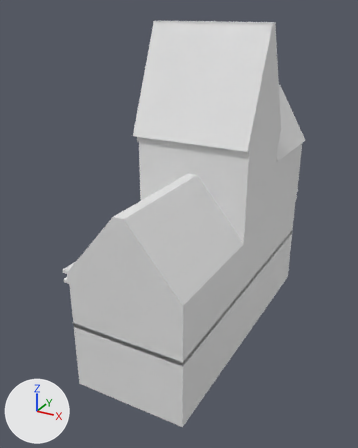
A saved change to the Blender file BlendFiles/0_building.blend.
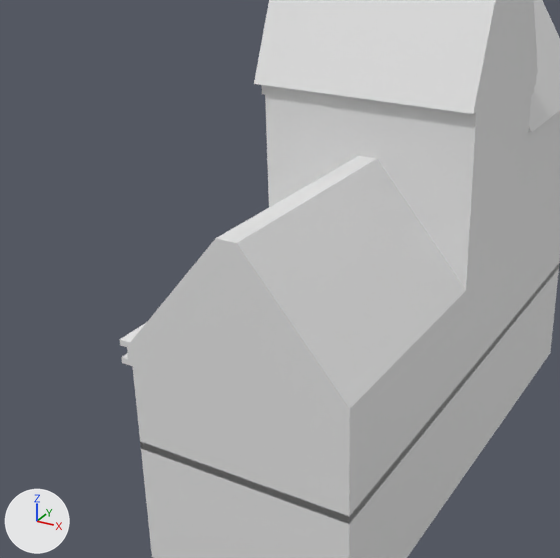
Each version appears first whole from a camera (50 mm lens) standing at (8.5, -27.4, 16.2) and looking at (-2.5, -7.4, 6.3), and next in a close-up on the part from 0% to 82% of the width and 21% to 86% of the height. The lights are fixed; the arrows at lower left show +X, +Y and +Z. The older version's two pictures come first.

The scene before the commit, as lines of its bpy script (objects in view):
```python
me_cube_001 = bpy.data.meshes.new('Cube.001')
me_cube_001.from_pydata(...)  # 56 vertices, 56 faces; spans x -3.5..1.0, y -4.0..1.5, z -1.0..2.05
me_cube_004 = bpy.data.meshes.new('Cube.004')
me_cube_004.from_pydata([(-4.5, -5.0, -1.0), (-2.0, -5.0, 2.0), (-4.5, 1.0, -1.0), (-2.0, 1.0, 2.0), (1.0, -5.0, -1.0), (-1.5, -5.0, 2.0), (1.0, 1.0, -1.0), (-1.5, 1.0, 2.0)], [], [(0, 1, 3, 2), (2, 3, 7, 6), (6, 7, 5, 4), (4, 5, 1, 0), (2, 6, 4, 0), (7, 3, 1, 5)])
me_cube_005 = bpy.data.meshes.new('Cube.005')
me_cube_005.from_pydata(...)  # 720 vertices, 679 faces; spans x -4.8..1.0, y -13.5..1.3, z 0.0..6.0
ob_bildingbase_001 = bpy.data.objects.new('BildingBase.001', me_cube_005)
ob_bildingbase_001.location = (0.0, 0.0, 0.0)
ob_roof1 = bpy.data.objects.new('Roof1', me_cube_001)
ob_roof1.location = (0.1, 0.0, 10.0)
ob_roof3 = bpy.data.objects.new('Roof3', me_cube_004)
ob_roof3.location = (0.0, -8.5, 7.0)
# also in view: 'BildingBase' at (-1.9, -3.1, 8.2); 'Roof2' at (-2.0, -5.4, 13.1)
```
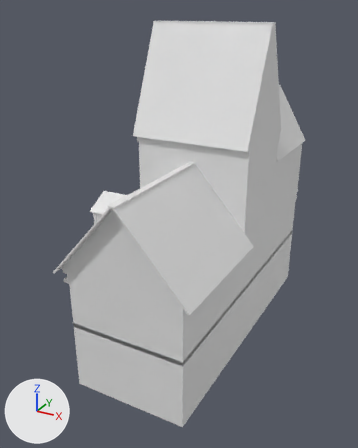
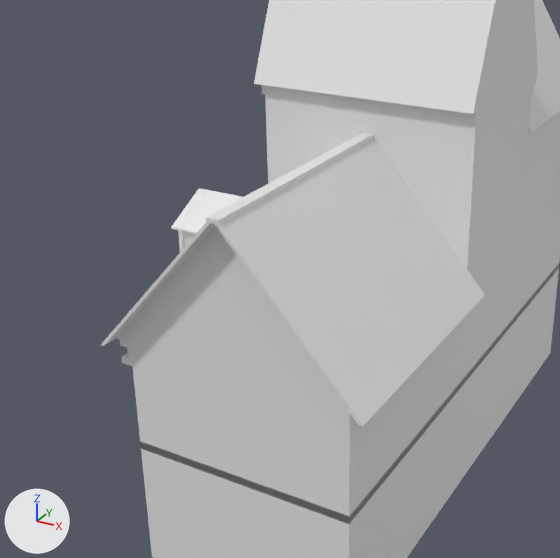
Scene script edits in JSON lines:
```json
{"block": "me_cube_004", "where": "# used by ob_roof3; location = (0.0, -8.5, 7.0)"}
{"op": "remove", "block": "me_cube_004", "code": "me_cube_004.from_pydata(...)  # 8 vertices, 6 faces; spans x -4.5..1.0, y -5.0..1.0, z -1.0..2.0"}
{"op": "add", "block": "me_cube_004", "code": "me_cube_004.from_pydata(...)  # 637 vertices, 618 faces, 2 loose edges; spans x -5.0..1.5, y -5.4..1.0, z -1.0..2.6"}
{"block": "me_cube_004", "change": "me_cube_004 part 1: 8 vertices removed from x -4.5..1.0, y -5.0..1.0, z -1.0..2.0; 637 vertices added at x -5.0..1.5, y -5.4..1.0, z -1.0..2.6"}
```

What differs and where, as boxes (x1, y1, x2, y2) in the close-ups (560 x 558 px):
```json
{"object": "Roof3", "change": "reshaped", "before": [130, 156, 466, 409], "after": [101, 133, 485, 426], "on screen": "14% wider, 16% taller"}
```
